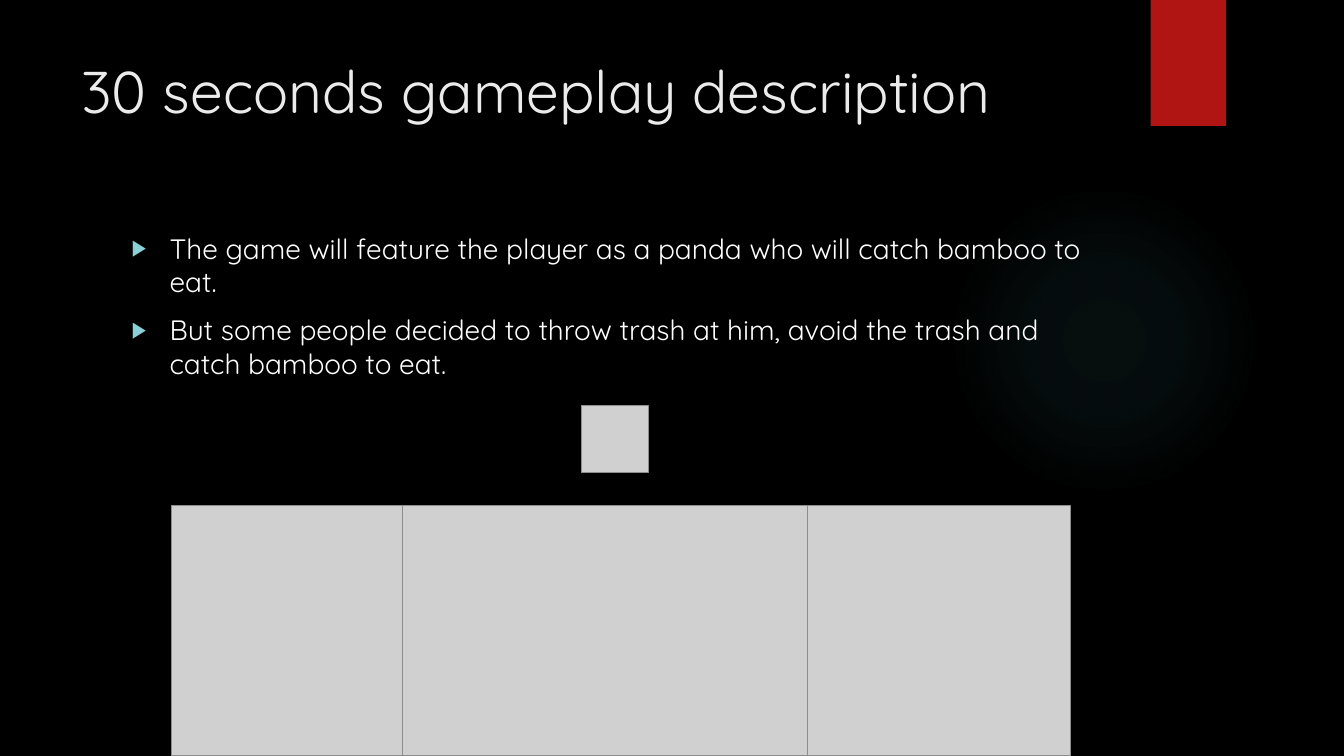
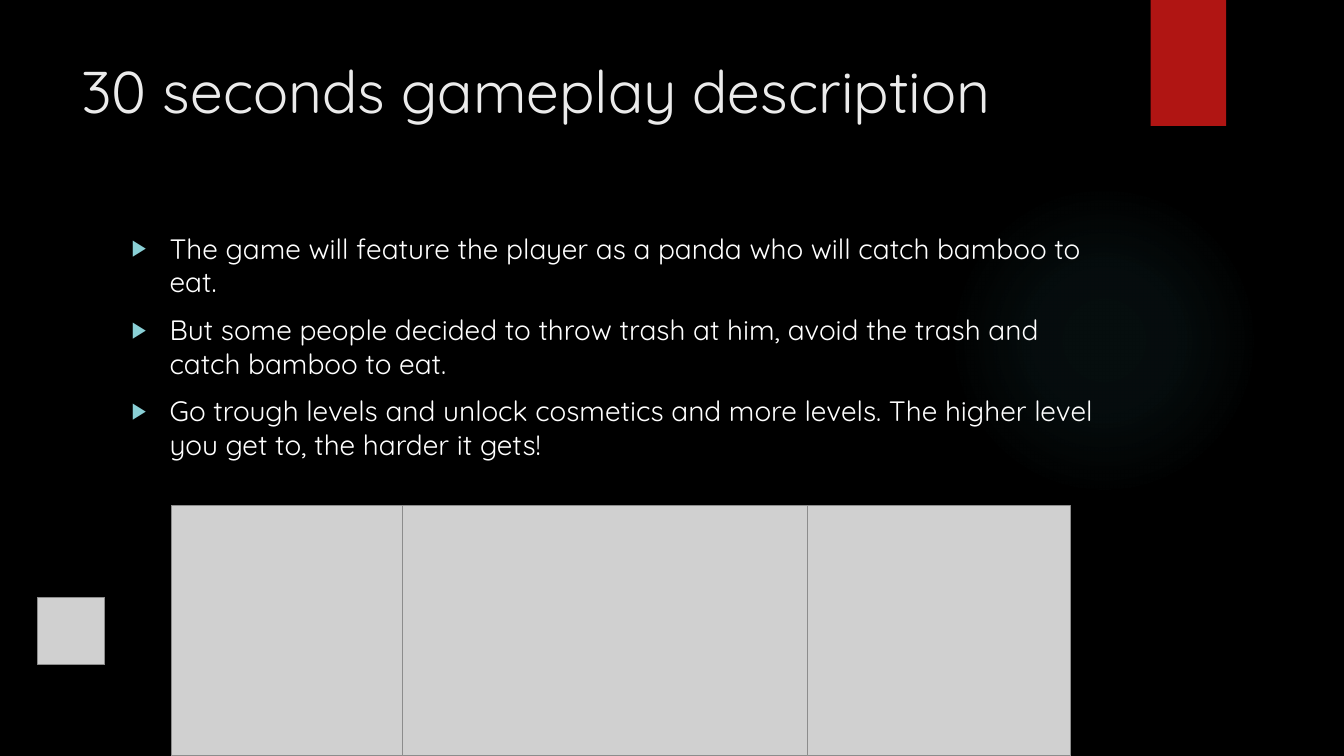
Before and after one commit to PeterLowe/concept3-szymon-krystian, a slide deck: slide 3 of Szymon - Powerpoint.pptx. Drawn at 1344x756 pixels with LibreOffice and Linux fonts; fonts in the diff are those of the drawing; grey boxes stand for pictures; background and template pictures are left out. Boxes give left, top, right and bottom in pixels: in the first picture for what was removed or moved away, otherwise in the second. Text is boxed around its words. In the diff, an @@ line names an element or a change of style, - is before the commit and + after.

Commit message:
updated ppp

```diff
--- a/Szymon - Powerpoint.pptx
+++ b/Szymon - Powerpoint.pptx
@@ text at bbox=[170, 400, 1092, 461]: paragraph added @@
+▶ Go trough levels and unlock cosmetics and more levels. The higher level you get to, the harder it gets!
@@ picture: place and size @@
-picture at bbox=[582, 405, 649, 473]
+picture at bbox=[37, 598, 105, 665]
```
